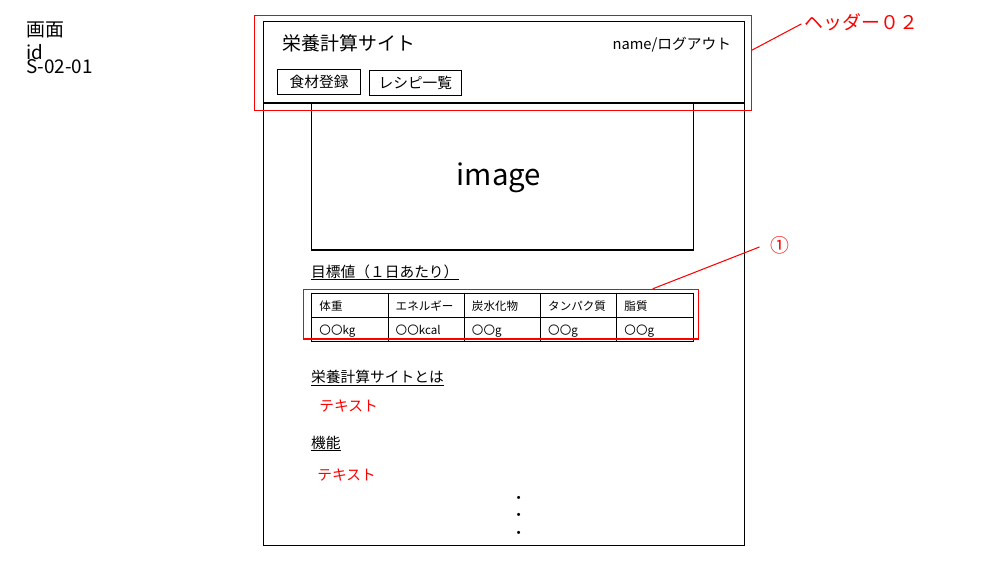
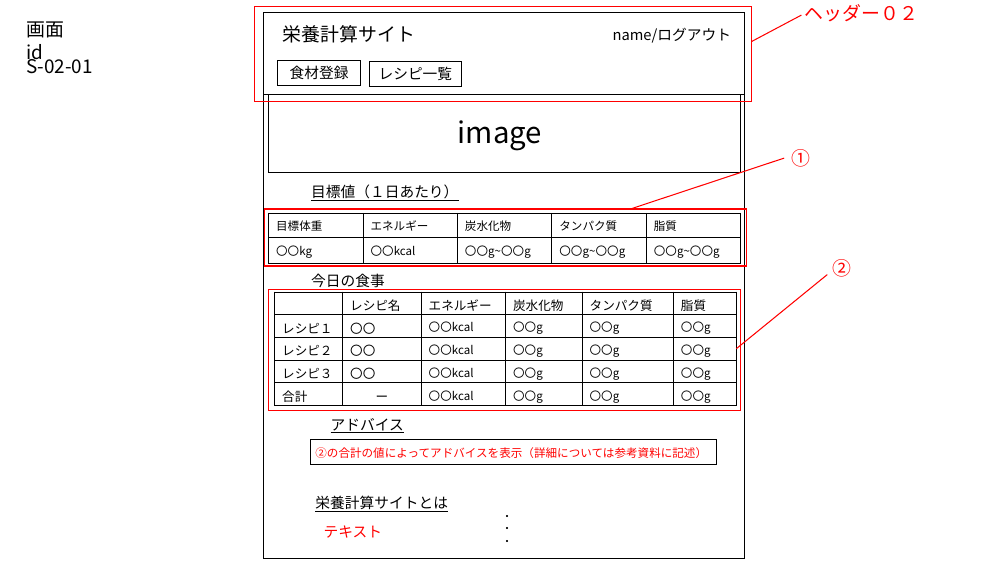
Before and after one commit to taku300/WebSystemSelf, a slide deck: slide 8 of Documents/Design_Documents/参考部品.pptx (slide 6 before the commit). Drawn at 1008x567 pixels with LibreOffice and Linux fonts; fonts in the diff are those of the drawing. Boxes give left, top, right and bottom in pixels: in the first picture for what was removed or moved away, otherwise in the second. Text is boxed around its words. In the diff, an @@ line names an element or a change of style, - is before the commit and + after.

```diff
--- a/Documents/Design_Documents/参考部品.pptx
+++ b/Documents/Design_Documents/参考部品.pptx
@@ rectangle: place and size @@
-rectangle at bbox=[263, 21, 745, 546]
+rectangle at bbox=[263, 12, 745, 558]
@@ 4 rectangles, 3 texts, 1 line: place and size @@
-4 rectangles, 3 texts, 1 line at bbox=[255, 13, 918, 110]
+4 rectangles, 3 texts, 1 line at bbox=[255, 4, 918, 101]
@@ rectangle: place and size @@
-rectangle at bbox=[312, 104, 693, 250]
+rectangle at bbox=[268, 95, 740, 172]
@@ text "image": place and size @@
-text "image" at bbox=[457, 162, 541, 193]
+text "image" at bbox=[458, 120, 542, 151]
@@ text "①": place and size @@
-text "①" at bbox=[770, 236, 789, 254]
+text "①" at bbox=[792, 149, 811, 167]
@@ text "目標値（１日あたり）": place and size @@
-text "目標値（１日あたり）" at bbox=[311, 264, 458, 280]
+text "目標値（１日あたり）" at bbox=[311, 184, 458, 201]
@@ line moved from (653, 289) - (760, 247) to (632, 209) - (784, 158) @@
@@ rectangle: place and size @@
-rectangle at bbox=[303, 290, 699, 340]
+rectangle at bbox=[265, 209, 746, 266]
@@ table at bbox=[268, 213, 741, 262] @@
-row 1, column 1: 体重
+row 1, column 1: 目標体重
-row 2: 〇〇kg | 〇〇kcal | 〇〇g | 〇〇g | 〇〇g
+row 2: 〇〇kg | 〇〇kcal | 〇〇g~〇〇g | 〇〇g~〇〇g | 〇〇g~〇〇g
@@ table: place and size @@
-table at bbox=[312, 293, 694, 341]
+table at bbox=[268, 213, 741, 262]
@@ text added at bbox=[832, 259, 851, 277], 18 pt, text #FF0000 @@
+②
@@ rectangle added at bbox=[268, 289, 740, 411], outline #FF0000 1 pt @@
@@ table added at bbox=[274, 292, 737, 407], 5 rows, 6 columns @@
+ | レシピ名 | エネルギー | 炭水化物 | タンパク質 | 脂質
+レシピ１ | 〇〇 | 〇〇kcal | 〇〇g | 〇〇g | 〇〇g
+レシピ２ | 〇〇 | 〇〇kcal | 〇〇g | 〇〇g | 〇〇g
+レシピ３ | 〇〇 | 〇〇kcal | 〇〇g | 〇〇g | 〇〇g
+合計 | ー | 〇〇kcal | 〇〇g | 〇〇g | 〇〇g
@@ text added at bbox=[311, 273, 385, 290], 14 pt, text #000000, underline @@
+今日の食事
@@ line added from (737, 349) to (827, 274), #FF0000 1 pt @@
@@ text added at bbox=[331, 418, 404, 433], 14 pt, text #000000, underline @@
+アドバイス
@@ text removed at bbox=[311, 435, 340, 451] @@
-機能
@@ rectangle added at bbox=[311, 439, 717, 464], outline #000000 1 pt @@
@@ text added at bbox=[315, 447, 707, 458], 11 pt, text #FF0000 @@
+②の合計の値によってアドバイスを表示（詳細については参考資料に記述）
@@ text removed at bbox=[317, 468, 375, 481] @@
-テキスト
@@ text "栄養計算サイトとは": place and size @@
-text "栄養計算サイトとは" at bbox=[311, 369, 444, 386]
+text "栄養計算サイトとは" at bbox=[315, 495, 448, 512]
@@ text "・": place and size @@
-text "・" at bbox=[511, 496, 526, 534]
+text "・" at bbox=[502, 515, 513, 542]
@@ text "・" at bbox=[502, 515, 513, 542]: size 14 to 10 pt @@
@@ text "テキスト": place and size @@
-text "テキスト" at bbox=[319, 399, 377, 412]
+text "テキスト" at bbox=[324, 525, 382, 538]
```
Also in this commit, not shown: 5 other slides changed, 2 slides added, 19 other files.
